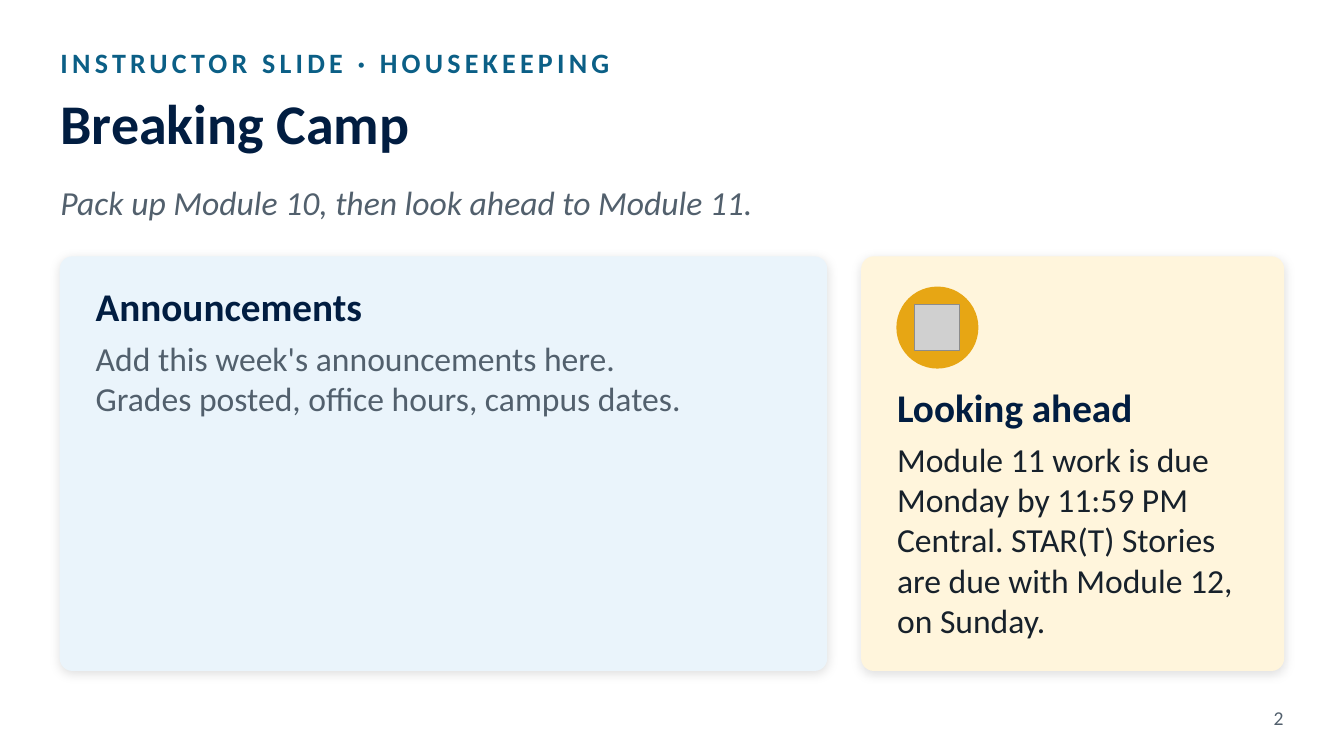
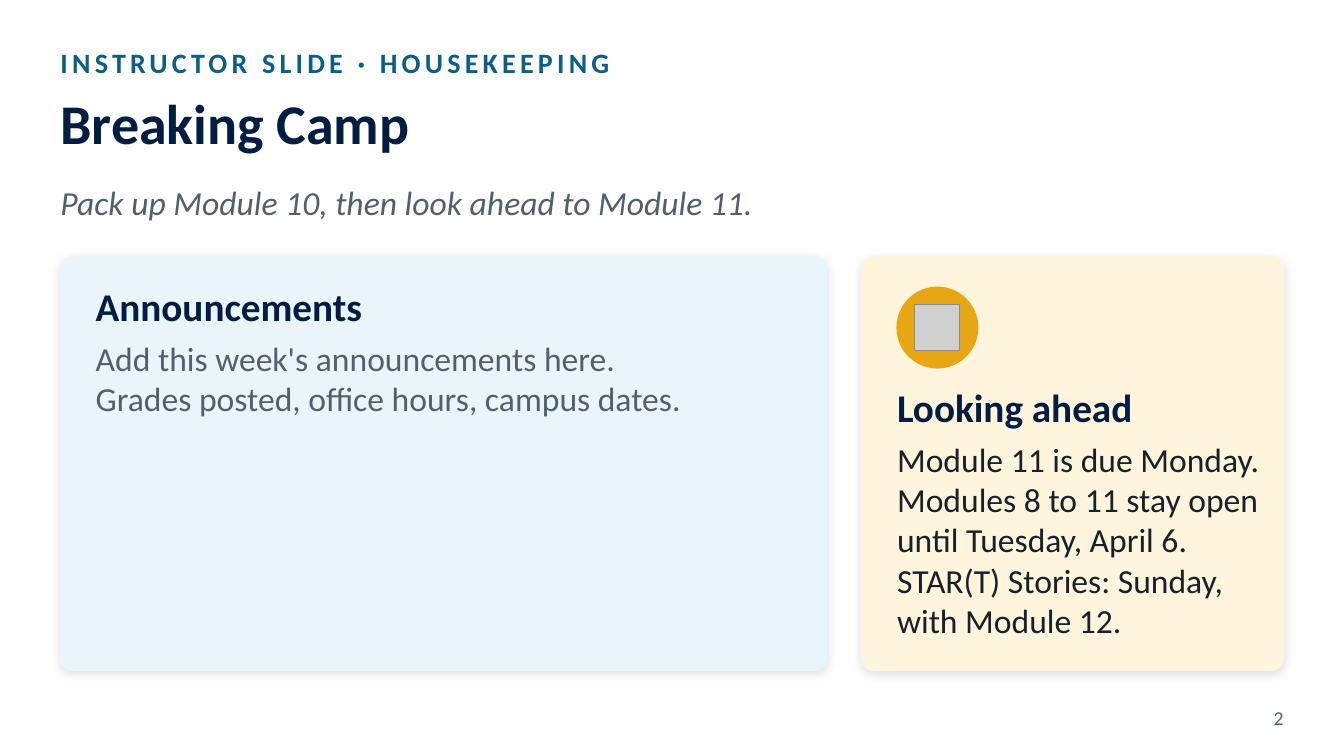
Before and after one commit to octc-instructional-design/FYE100-pathfinder-guidebook, a slide deck: slide 2 of downloads/slides/FYE100-Module11-Instructor-Slides.pptx. Drawn at 1344x756 pixels with LibreOffice and Linux fonts; fonts in the diff are those of the drawing; grey boxes stand for pictures. Boxes give left, top, right and bottom in pixels: in the first picture for what was removed or moved away, otherwise in the second. Text is boxed around its words. In the diff, an @@ line names an element or a change of style, - is before the commit and + after.

```diff
--- a/downloads/slides/FYE100-Module11-Instructor-Slides.pptx
+++ b/downloads/slides/FYE100-Module11-Instructor-Slides.pptx
@@ text at (897,448,1259,634): text changed @@
-Module 11 work is due Monday by 11:59 PM Central. STAR(T) Stories are due with Module 12, on Sunday.
+Module 11 is due Monday. Modules 8 to 11 stay open until Tuesday, April 6. STAR(T) Stories: Sunday, with Module 12.
```
Also in this commit, not shown: 12 other files.
